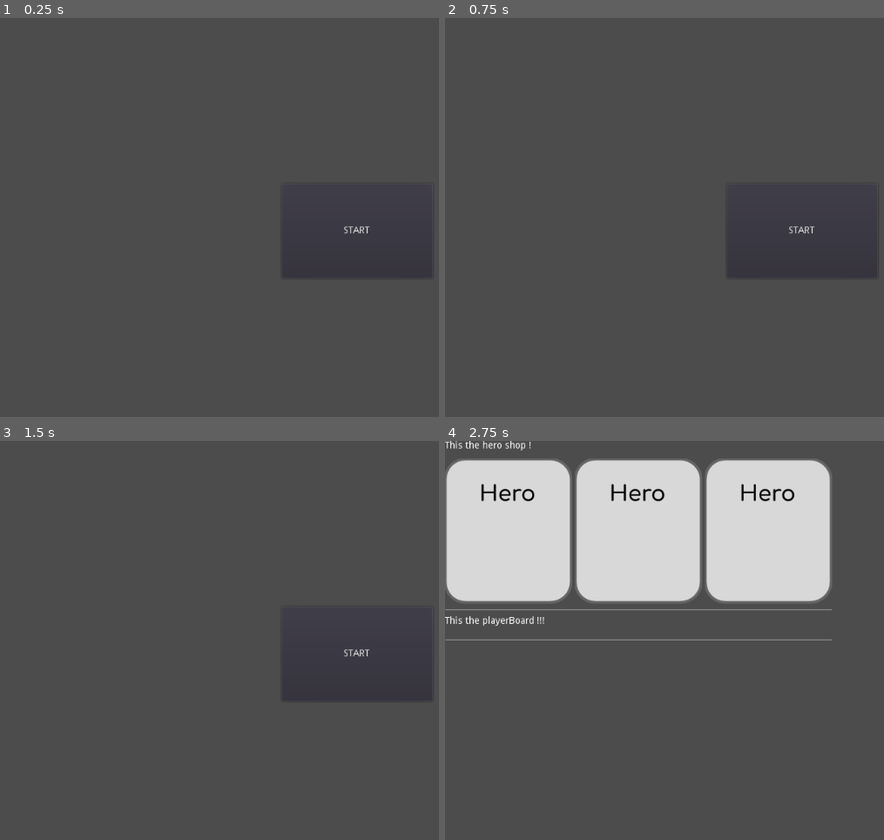
Above: before the commit, frames 1-4 (two rows, left to right).
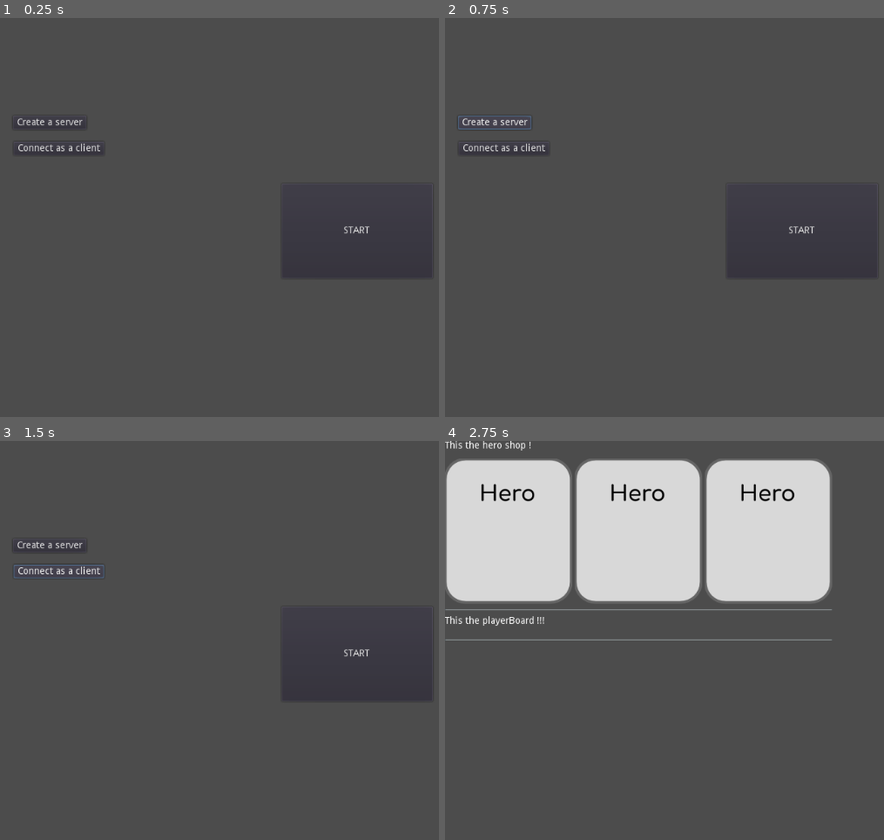
Above: after the commit, the same moments.

Repository: seagiants/ch2-proto
Game: Godot game, scene res://MainMenu.tscn
The game is run twice, just before and just after one commit, with the same random seed, the same clock (stepped at 60 frames per second) and the same inputs.
Inputs (mouse positions are in pixels of both pictures, inside the frame that each line leads up to):
- Up to frame 1 (0.25 s): no input
- Up to frame 2 (0.75 s): click (493, 121) at 0.5 s, where only the run after the commit has a clickable "Create a server"
- Up to frame 3 (1.5 s): click (57, 572) at 1.25 s, where only the run after the commit has a clickable "Connect as a client"
- Up to frame 4 (2.75 s): click "START" at 2 s

The runs differ from the first frame. In frame 1, 0.3% of the frame differs, in the area x 3-23%, y 25-34%; in frame 2, 0.3%; in frame 3, 0.4%, in the area x 3-24%, y 25-35%; in frame 4, nothing differs.

Commit message:
Connexions buttons

Diff:
--- /dev/null
+++ b/ClientButton.gd
@@ -0,0 +1,11 @@
+extends Button
+
+var SERVER_IP = "127.0.0.1"
+var SERVER_PORT = 9000
+
+func _pressed():
+	print("Connection as a client to: ", SERVER_IP, ":", SERVER_PORT)
+	var peer = NetworkedMultiplayerENet.new()
+	peer.create_client(SERVER_IP, SERVER_PORT)
+	get_tree().set_network_peer(peer)
+	print(get_tree().is_network_server())
--- a/MainMenu.gd
+++ b/MainMenu.gd
@@ -1,11 +1,4 @@
 extends Node2D
 
-var SERVER_PORT = 9000
-var MAX_PLAYERS = 1
-
 func _ready():
-	print("Creating server")
-	var peer = NetworkedMultiplayerENet.new()
-	peer.create_server(SERVER_PORT, MAX_PLAYERS)
-	get_tree().set_network_peer(peer)
-	print("Server listening to ", SERVER_PORT)
+	pass
--- a/MainMenu.tscn
+++ b/MainMenu.tscn
@@ -1,7 +1,9 @@
-[gd_scene load_steps=3 format=2]
+[gd_scene load_steps=5 format=2]
 
 [ext_resource path="res://StartButton.gd" type="Script" id=1]
 [ext_resource path="res://MainMenu.gd" type="Script" id=2]
+[ext_resource path="res://ServerCreation.gd" type="Script" id=3]
+[ext_resource path="res://ClientButton.gd" type="Script" id=4]
 
 [node name="MainMenu" type="Node2D"]
 script = ExtResource( 2 )
@@ -16,3 +18,25 @@
 __meta__ = {
 "_edit_use_anchors_": false
 }
+
+[node name="ServerCreation" type="Button" parent="."]
+margin_left = 18.5762
+margin_top = 143.543
+margin_right = 126.576
+margin_bottom = 163.543
+text = "Create a server"
+script = ExtResource( 3 )
+__meta__ = {
+"_edit_use_anchors_": false
+}
+
+[node name="ClientButton" type="Button" parent="."]
+margin_left = 20.2649
+margin_top = 182.384
+margin_right = 153.265
+margin_bottom = 202.384
+text = "Connect as a client"
+script = ExtResource( 4 )
+__meta__ = {
+"_edit_use_anchors_": false
+}
--- /dev/null
+++ b/ServerCreation.gd
@@ -0,0 +1,14 @@
+extends Button
+
+var SERVER_PORT = 9000
+var MAX_PLAYERS = 1
+
+func _pressed():
+	print("Creating server")
+	var peer = NetworkedMultiplayerENet.new()
+	peer.create_server(SERVER_PORT, MAX_PLAYERS)
+	get_tree().set_network_peer(peer)
+	print("Server listening to ", SERVER_PORT)
+	var addrs = IP.get_local_interfaces()
+	print(addrs)
+	print(get_tree().is_network_server())
